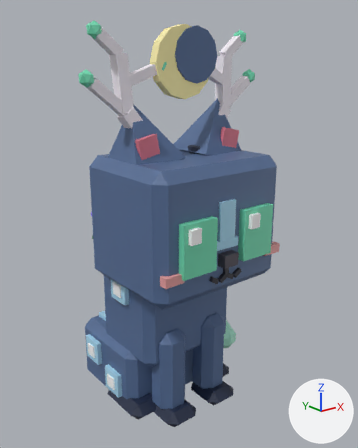
Renders of the FBX model assets/clean-a-cat/exports/CleanACat_Cat_Moonstag_Sit.fbx from each side of a commit.
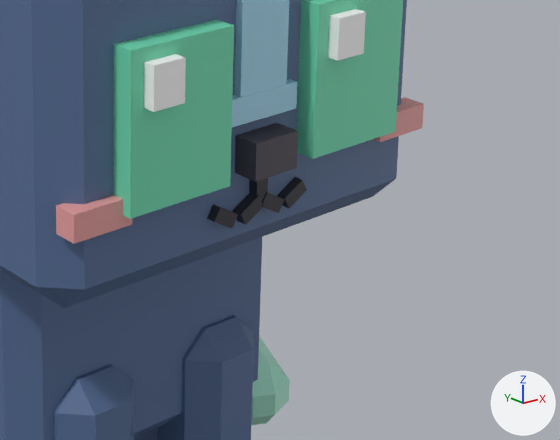
Each version is shown whole from a camera (50 mm lens) standing at (-0.0175, -0.0238, 0.0206) and looking at (0.0012, -0.0004, 0.0112), then close up on the part from 40% to 91% of the width and 47% to 79% of the height. The axes (+X, +Y, +Z) are drawn at lower right. The lights are the same throughout. The first two pictures are the older version. Where no turn or scale is listed for an object, it has been applied to the vertices.

The first close-up shows 'CleanACat_Cat_Moonstag_Sit_Body', 'CleanACat_Cat_Moonstag_Sit_Eye1', 'CleanACat_Cat_Moonstag_Sit_Eye2', 'CleanACat_Cat_Moonstag_Sit_Head', 'CleanACat_Cat_Moonstag_Sit_LegF1', 'CleanACat_Cat_Moonstag_Sit_LegF2', 'CleanACat_Cat_Moonstag_Sit_Tail'.
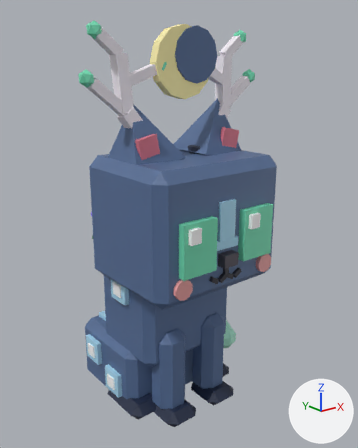
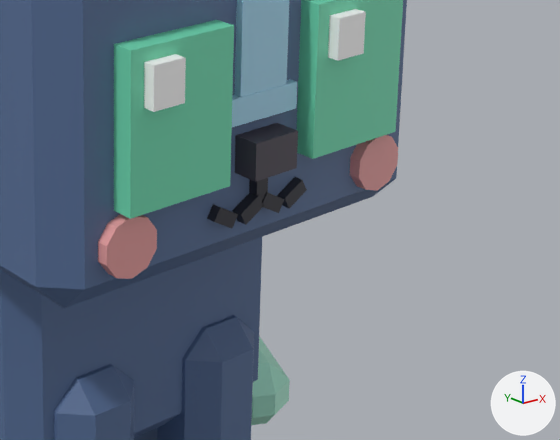
Pixel boxes [x1, y1, x2, y2] of what changed, in the close-ups (560 x 440 px):
'CleanACat_Cat_Moonstag_Sit_Head', reshaped: before [0, 0, 424, 308]; after [0, 0, 407, 308]
part 1 of me_cleanacat_cat_moonstag_sit_head, added (brown): after [98, 214, 157, 279]
part 2 of me_cleanacat_cat_moonstag_sit_head, added (brown): after [350, 135, 398, 191]
part 3 of me_cleanacat_cat_moonstag_sit_head, deleted (pink): before [56, 195, 132, 244]
part 4 of me_cleanacat_cat_moonstag_sit_head, deleted (brown): before [373, 97, 424, 142]

Diff of the bpy script that builds the scene:
```diff
--- a/assets/clean-a-cat/exports/CleanACat_Cat_Moonstag_Sit.fbx.py
+++ b/assets/clean-a-cat/exports/CleanACat_Cat_Moonstag_Sit.fbx.py
@@ me_cleanacat_cat_moonstag_sit_head @@
 # used by ob_cleanacat_cat_moonstag_sit_head; location = (0.0, -0.00095, 0.00969)
-me_cleanacat_cat_moonstag_sit_head.from_pydata(...)  # 104 vertices, 86 faces; spans x -0.00437..0.00437, y -0.00537..0.00219, z -0.00095..0.00627
+me_cleanacat_cat_moonstag_sit_head.from_pydata(...)  # 128 vertices, 126 faces; spans x -0.00437..0.00437, y -0.00537..0.00219, z -0.00095..0.00627
+# me_cleanacat_cat_moonstag_sit_head part 1: a new loose piece, a 10-sided cylinder along y spanning x -0.00352..-0.00246, y -0.00508..-0.00461, z -0.00034..0.00077, in mat_cleanacat_palette
+# me_cleanacat_cat_moonstag_sit_head part 2: a new loose piece, a 10-sided cylinder along y spanning x 0.00246..0.00352, y -0.00508..-0.00461, z -0.00034..0.00077, in mat_cleanacat_palette
+# me_cleanacat_cat_moonstag_sit_head part 3: the loose piece of 8 vertices spanning x -0.00419..-0.00299, y -0.00508..-0.00461, z 0.00063..0.00113 is deleted
+# me_cleanacat_cat_moonstag_sit_head part 4: the loose piece of 8 vertices spanning x 0.00299..0.00419, y -0.00508..-0.00461, z 0.00063..0.00113 is deleted
 me_cleanacat_cat_moonstag_sit_head.materials.append(mat_cleanacat_palette)
```
